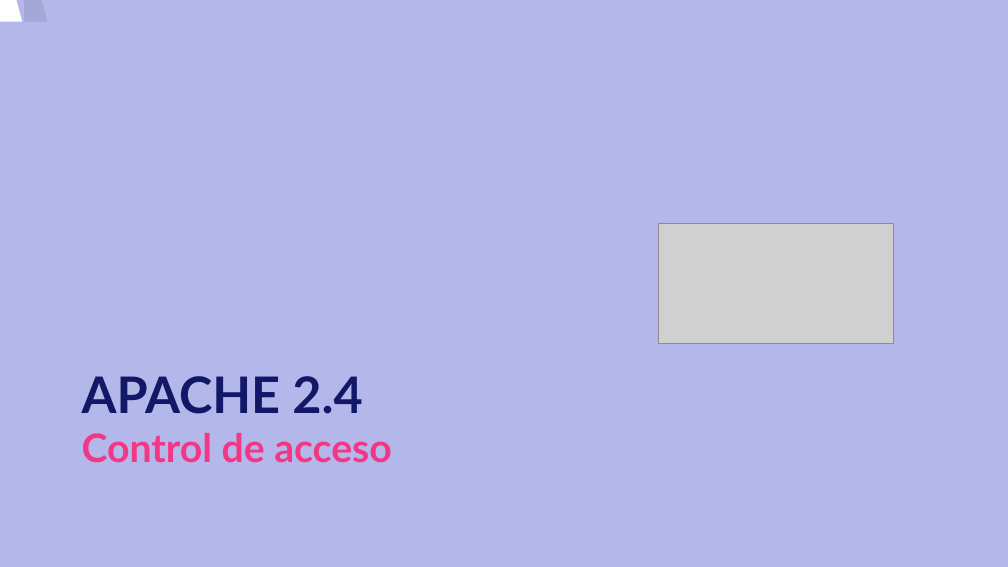
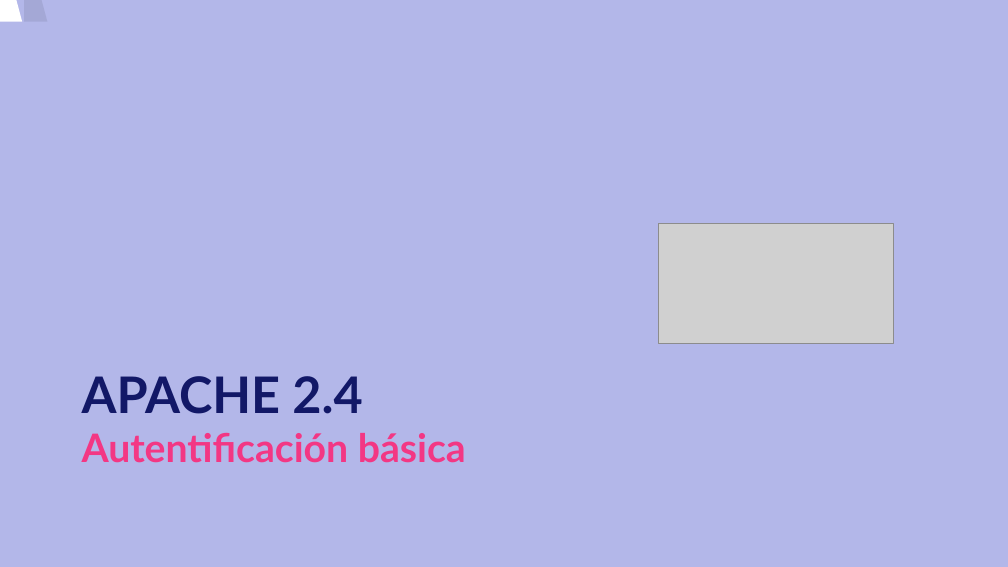
Before and after one commit to josedom24/curso_apache24, a slide deck: slide 1 of curso/u16/u16.odp. Drawn at 1008x567 pixels with LibreOffice and Linux fonts; fonts in the diff are those of the drawing; grey boxes stand for pictures. Boxes give left, top, right and bottom in pixels: in the first picture for what was removed or moved away, otherwise in the second. Text is boxed around its words. In the diff, an @@ line names an element or a change of style, - is before the commit and + after.

```diff
--- a/curso/u16/u16.odp
+++ b/curso/u16/u16.odp
@@ title at bbox=[82, 376, 466, 462]: text changed @@
-APACHE 2.4
-Control de acceso
+APACHE 2.4
+Autentificación básica
```
Also in this commit, not shown: 3 slides added, 3 slides removed, 1 other file.
